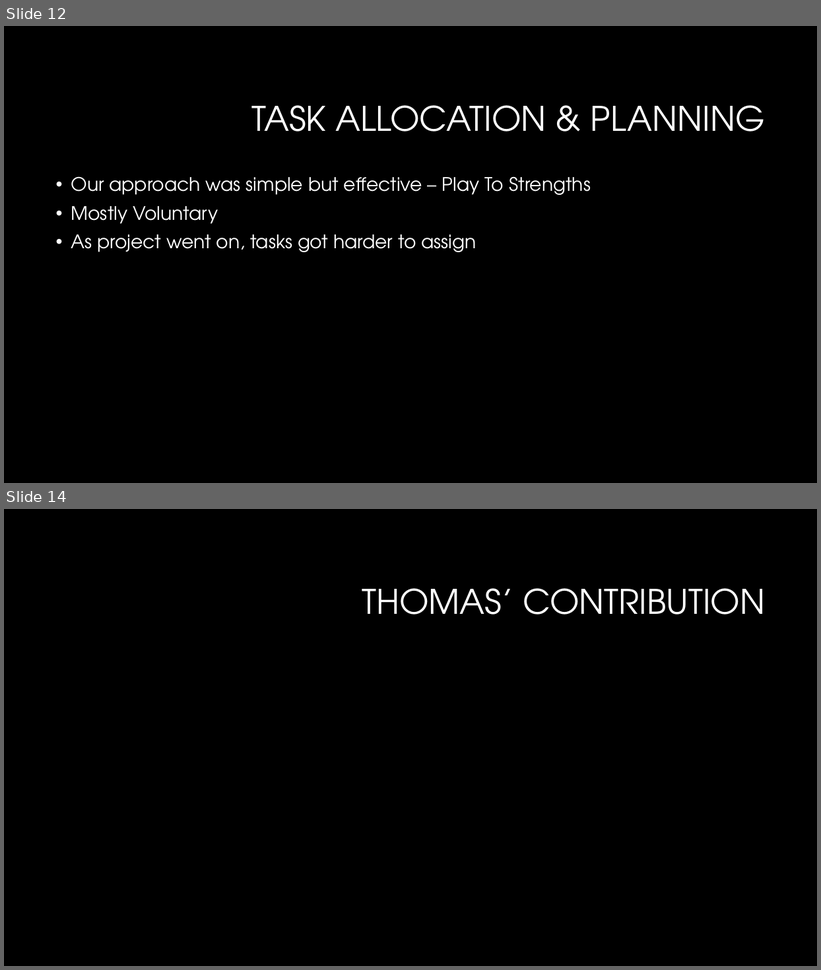
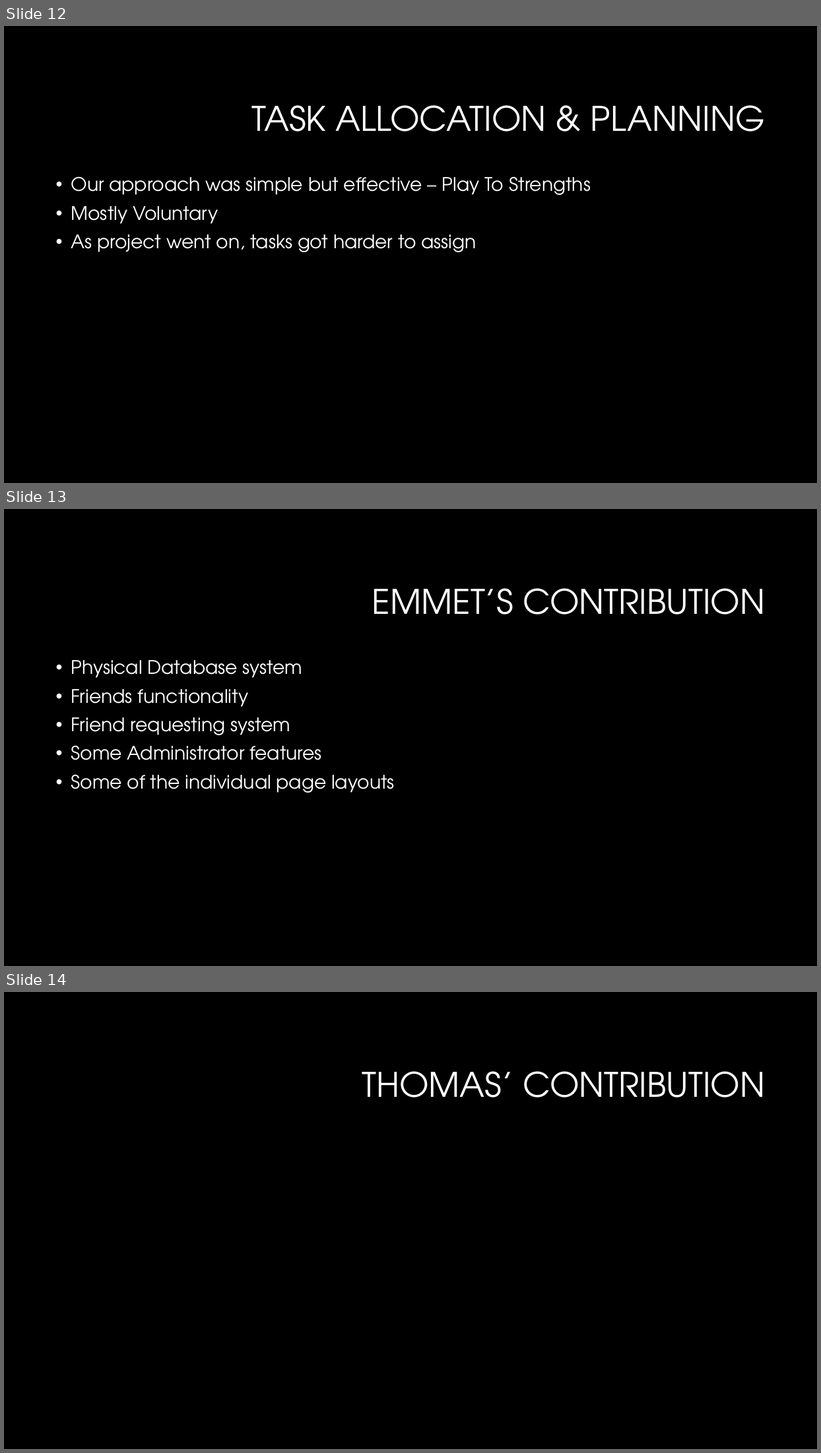
Before and after one commit to Con98/TheSongDb, a slide deck: TheSongDbSite/The Songdb.pptx. Shown one above the other, each under a label of ours: slides 12 and 14 before the commit, slides 12, 13 and 14 after it; the slides between them are not shown. The pictures are 821x970 and 821x1453 pixels, drawn with LibreOffice and Linux fonts; fonts in the diff are those of the drawing; background and template pictures are left out. Boxes give left, top, right and bottom in pixels: in the first picture for what was removed or moved away, otherwise in the second. Text is boxed around its words. In the diff, an @@ line names an element or a change of style, - is before the commit and + after.

```diff
--- a/TheSongDbSite/The Songdb.pptx
+++ b/TheSongDbSite/The Songdb.pptx
@@ slide 13 added at [4,509,817,966], background #000000 @@
@@ title added at [372,588,766,615], 40 pt, text #FFFFFF @@
+EMMET’S CONTRIBUTION
@@ text added at [71,660,394,793], 22 pt, text #FFFFFF @@
+• Physical Database system
+• Friends functionality
+• Friend requesting system
+• Some Administrator features
+• Some of the individual page layouts
```
Also in this commit, not shown: 6 slides changed, 1 other slide added, 2 slides removed.
